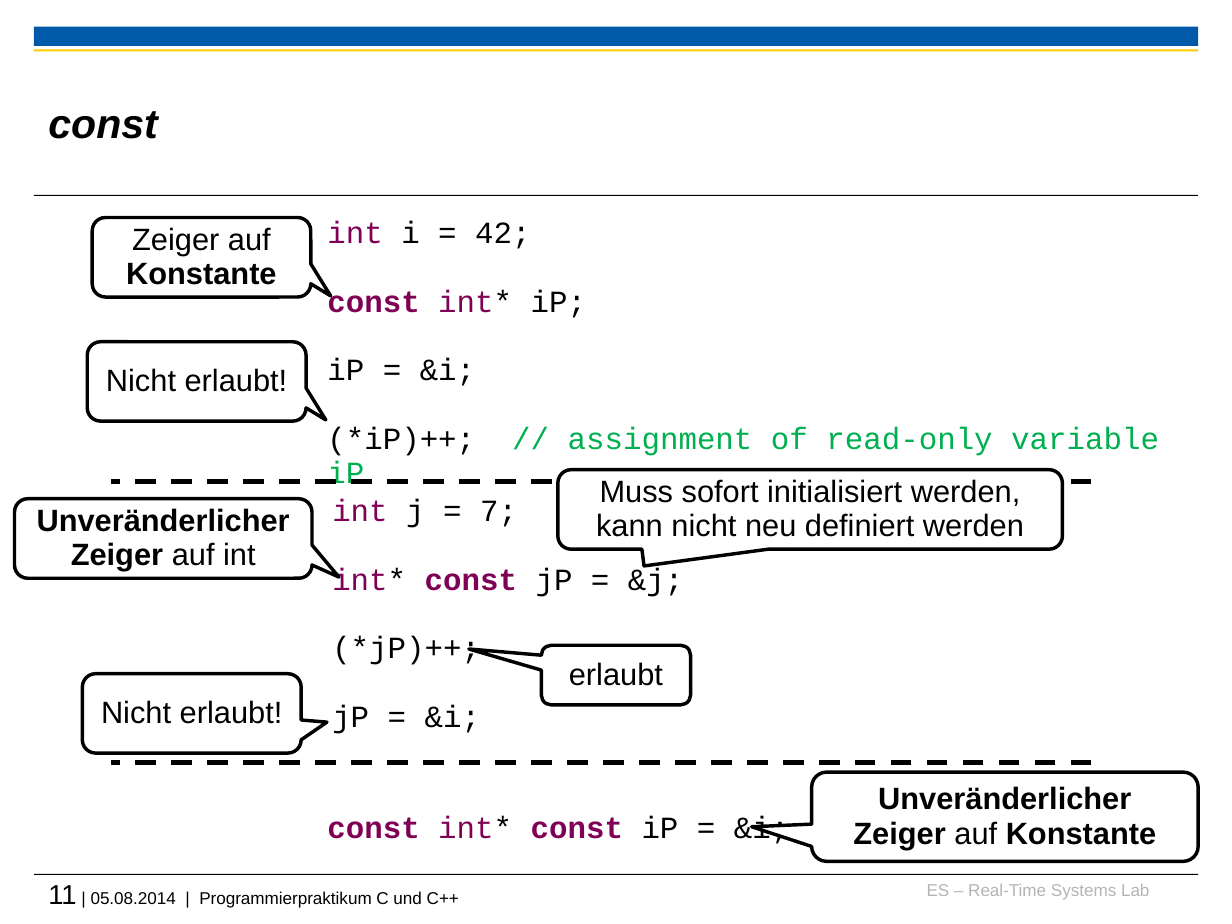
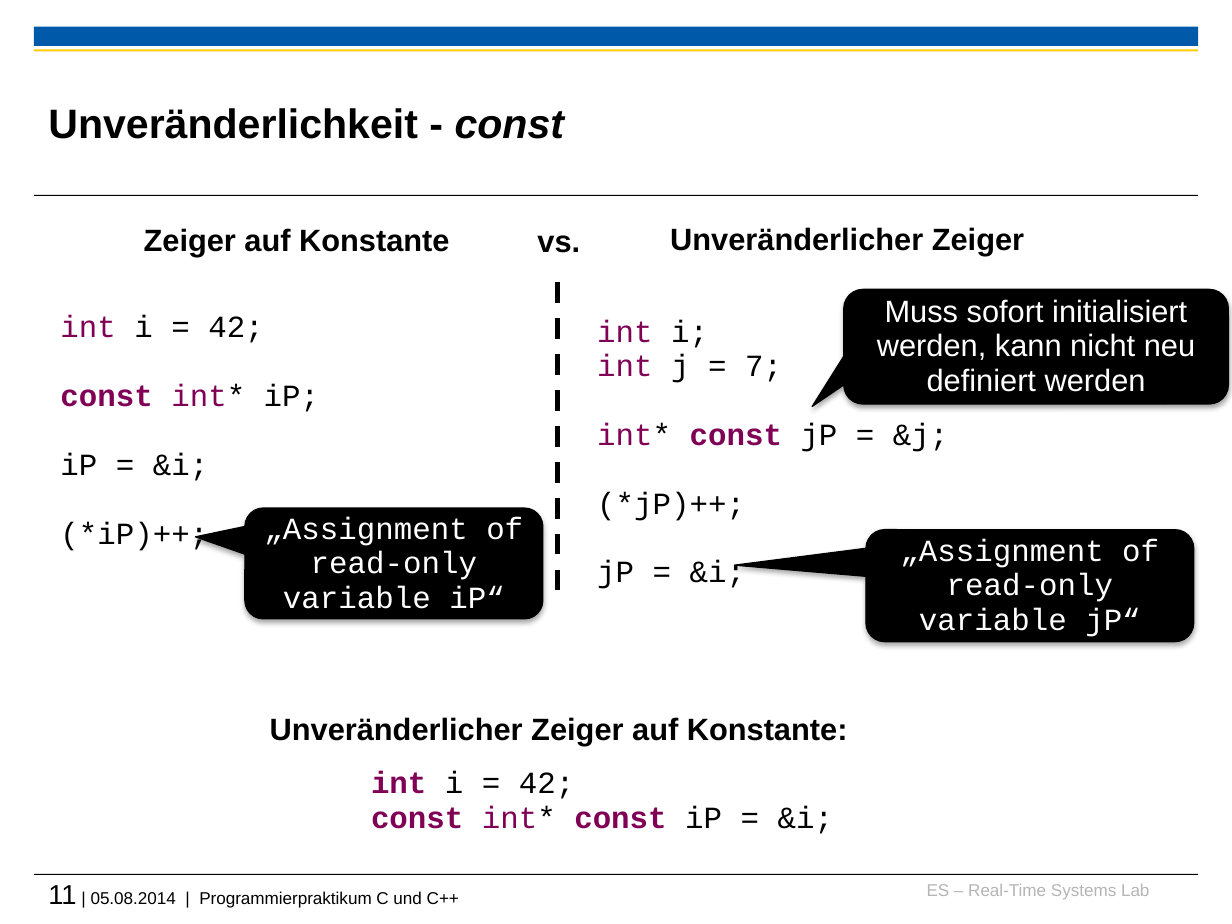
Before and after one commit to h82k/tud-cppp, a slide deck: slide 11 of Vorlesung/2 Speicherverwaltung.pptx. Drawn at 1232x924 pixels with LibreOffice and Linux fonts; fonts in the diff are those of the drawing; background and template pictures are left out. Boxes give left, top, right and bottom in pixels: in the first picture for what was removed or moved away, otherwise in the second. Text is boxed around its words. In the diff, an @@ line names an element or a change of style, - is before the commit and + after.

```diff
--- a/Vorlesung/2 Speicherverwaltung.pptx
+++ b/Vorlesung/2 Speicherverwaltung.pptx
@@ title at [48, 108, 564, 139]: text changed; italic off @@
-const
+Unveränderlichkeit - const
@@ text "Zeiger auf Konstante": place and size @@
-text "Zeiger auf Konstante" at [92, 218, 310, 298]
+text "Zeiger auf Konstante" at [144, 228, 449, 257]
@@ text "Zeiger auf Konstante" at [144, 228, 449, 257]: bold on in "Zeiger auf"; vertical alignment middle to top; fill #FFFFFF to none; outline #000000 2 pt to none @@
@@ text added at [537, 235, 580, 253], 18 pt, text #000000, bold @@
+vs.
@@ text added at [670, 227, 1024, 256], 18 pt, text #000000, bold @@
+Unveränderlicher Zeiger
@@ line added from (558, 590) to (558, 280), #000000 3 pt dashed @@
@@ rounded speech box "Muss sofort initialisiert werden, kann ...": place and size @@
-rounded speech box "Muss sofort initialisiert werden, kann ..." at [558, 469, 1063, 549]
+rounded speech box "Muss sofort initialisiert werden, kann ..." at [844, 290, 1228, 404]
@@ rounded speech box "Muss sofort initialisiert werden, kann ..." at [844, 290, 1228, 404]: text colour #000000 to #FFFFFF; fill #FFFFFF to #000000; outline #000000 2 pt to #000000 0.75 pt; shadow on; proportions changed @@
@@ text "int i = 42;": place and size @@
-text "int i = 42;" at [327, 221, 1159, 484]
+text "int i = 42;" at [60, 315, 319, 551]
@@ text "int i;": place and size @@
-text "int i;" at [332, 499, 683, 734]
+text "int i;" at [597, 320, 948, 589]
@@ text at [597, 320, 708, 348]: paragraph added @@
+int i;
@@ rounded speech box removed at [87, 341, 307, 420] @@
-Nicht erlaubt!
@@ rounded speech box removed at [15, 499, 312, 579] @@
-UnveränderlicherZeiger auf int
@@ line removed from (1092, 482) to (111, 482) @@
@@ rounded speech box added at [245, 508, 543, 618], fill #000000, outline #000000 0.75 pt, 18 pt, text #FFFFFF @@
+„Assignment of read-only variable iP“
@@ text at [60, 522, 208, 551]: text changed; text colour #00B050 to #000000 @@
-(*iP)++; // assignment of read-only variable iP
+(*iP)++;
@@ rounded speech box added at [866, 530, 1194, 642], fill #000000, outline #000000 0.75 pt, 18 pt, text #FFFFFF @@
+„Assignment of read-only variable jP“
@@ rounded speech box removed at [541, 646, 690, 705] @@
-erlaubt
@@ rounded speech box removed at [83, 674, 302, 753] @@
-Nicht erlaubt!
@@ text "Unveränderlicher Zeiger auf Konstante:": place and size @@
-text "Unveränderlicher Zeiger auf Konstante:" at [812, 772, 1199, 861]
+text "Unveränderlicher Zeiger auf Konstante:" at [270, 717, 848, 746]
@@ text "Unveränderlicher Zeiger auf Konstante:" at [270, 717, 848, 746]: vertical alignment middle to top; fill #FFFFFF to none; outline #000000 2 pt to none @@
@@ text at [270, 717, 848, 746]: text changed @@
-Unveränderlicher Zeiger auf Konstante
+Unveränderlicher Zeiger auf Konstante:
@@ line removed from (1092, 763) to (111, 763) @@
@@ text at [371, 771, 833, 834]: text changed; bold off @@
-const int* const iP = &i;
+int i = 42;
+const int* const iP = &i;
```
Also in this commit, not shown: 16 other slides changed, 2 other files.
